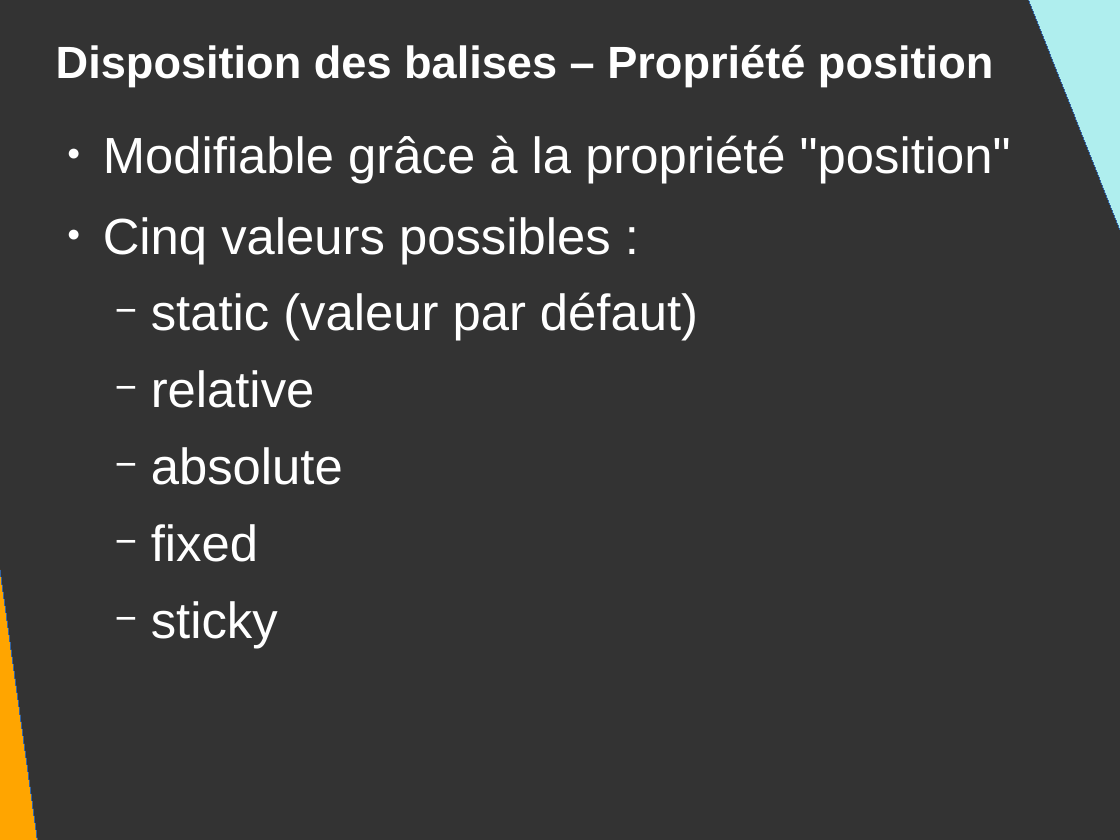
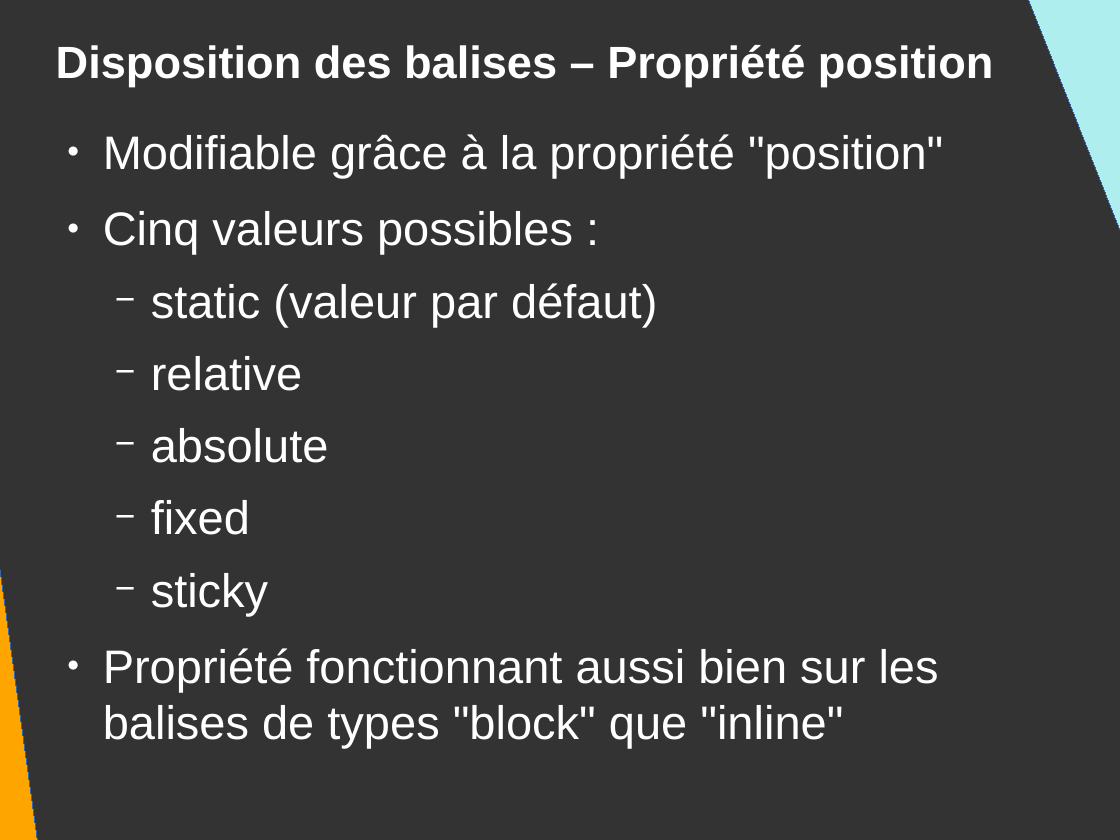
Before and after one commit to DanYellow/presentations, a slide deck: slide 52 of mmi/html/travaux-pratiques/numero-2/presentation.odp. Drawn at 1120x840 pixels with LibreOffice and Linux fonts; fonts in the diff are those of the drawing. Boxes give left, top, right and bottom in pixels: in the first picture for what was removed or moved away, otherwise in the second. Text is boxed around its words. In the diff, an @@ line names an element or a change of style, - is before the commit and + after.

```diff
--- a/mmi/html/travaux-pratiques/numero-2/presentation.odp
+++ b/mmi/html/travaux-pratiques/numero-2/presentation.odp
@@ text at (103,134,943,616): size 36 to 33.3 pt in "Modifiable grâce à la propriété "position"", "Cinq valeurs possibles :", "static (valeur par défaut)", "relative" and 3 more places @@
@@ text at (103,648,939,748): paragraph added @@
+● Propriété fonctionnant aussi bien sur les balises de types "block" que "inline"
```
Also in this commit, not shown: 13 other slides changed, 6 slides added, 7 slides removed, 5 other files.
